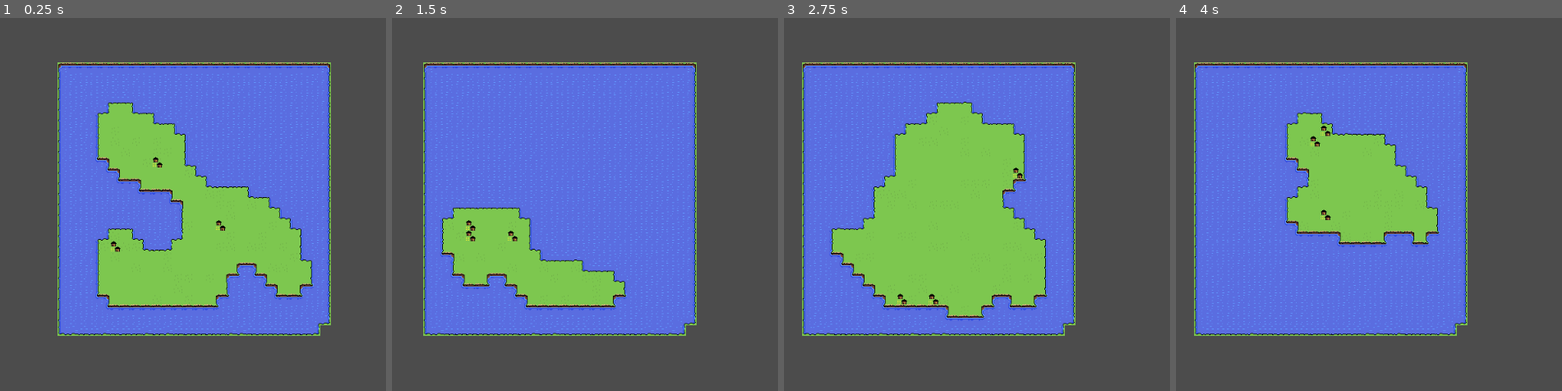
Above: before the commit, frames 1-4 (left to right).
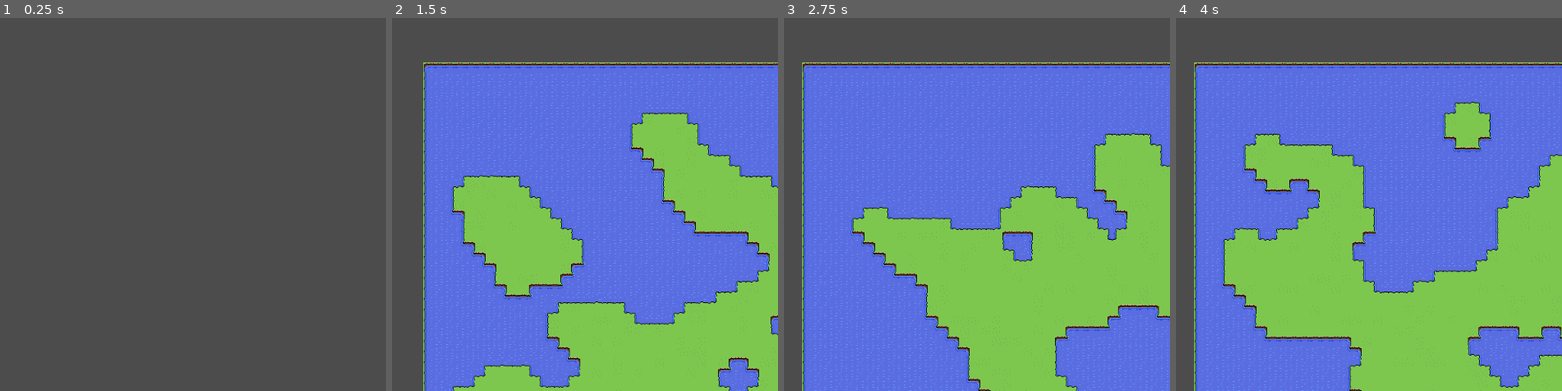
Above: after the commit, the same moments.

Repository: TheWongGuy/royalty
Game: Godot game, scene res://devscene.tscn
The game is run twice, just before and just after one commit, with the same random seed, the same clock (stepped at 60 frames per second) and the same inputs.
Inputs (mouse positions are in pixels of both pictures, inside the frame that each line leads up to):
- Up to frame 1 (0.25 s): no input
- Up to frame 2 (1.5 s): tap Enter at 0.5 s; move the mouse to (592, 29) at 0.52 s; hold D 0.53-1.25 s; tap Space at 0.6, 0.77, 1.07 s; click (592, 29) at 0.67 s; drag from (outside the picture) to (415, 193) at 1.27 s
- Up to frame 3 (2.75 s): tap Space at 2, 2.1 s; move the mouse to (outside the picture) at 2.02 s; hold D from 2.03 s (still down)
- Up to frame 4 (4 s): release D at 2.75 s; tap Enter at 2.75 s; drag from (1199, 193) to (outside the picture) at 2.77 s; tap Space at 3.5, 3.6, 3.77 s; move the mouse to (1430, 159) at 3.52 s; hold A from 3.53 s (still down)

The runs differ from the first frame. In frame 1, 52% of the frame differs, in the area x 14-86%, y 11-86%; in frame 2, 44%; in frame 3, 53%; in frame 4, 55%, in the area x 4-100%, y 11-100%.

Commit message:
Optimize World Generation Code (#2)
* Optimize World Generation Code

* Optimize Water Animation

* Add drawing logic into cells, add node cleanup

Co-authored-by: Adam Wong <adamw@squareup.com>

Diff:
--- a/devscene.tscn
+++ b/devscene.tscn
@@ -1,11 +1,11 @@
 [gd_scene load_steps=5 format=2]
 
 [ext_resource path="res://tiles/groundtiles.tres" type="TileSet" id=1]
-[ext_resource path="res://scripts/world_generation.gd" type="Script" id=2]
+[ext_resource path="res://scripts/map.gd" type="Script" id=2]
 [ext_resource path="res://scripts/camera_controller.gd" type="Script" id=3]
 [ext_resource path="res://scripts/animate_water.gd" type="Script" id=4]
 
-[node name="World" type="Node2D"]
+[node name="Map" type="Node2D"]
 script = ExtResource( 2 )
 
 [node name="TileMap" type="TileMap" parent="."]
@@ -21,7 +21,7 @@
 [node name="WaterAnimator" type="Node2D" parent="TileMap"]
 script = ExtResource( 4 )
 
-[node name="KingdomMap" type="TileMap" parent="."]
+[node name="CivilizationMap" type="TileMap" parent="."]
 tile_set = ExtResource( 1 )
 cell_size = Vector2( 16, 16 )
 cell_custom_transform = Transform2D( 16, 16, 0, 16, 0, 0 )
--- a/project.godot
+++ b/project.godot
@@ -10,12 +10,24 @@
 
 _global_script_classes=[ {
 "base": "Node2D",
+"class": "Cell",
+"language": "GDScript",
+"path": "res://scripts/cell.gd"
+}, {
+"base": "Node2D",
 "class": "Kingdom",
 "language": "GDScript",
 "path": "res://scripts/kingdom.gd"
+}, {
+"base": "Node2D",
+"class": "Map",
+"language": "GDScript",
+"path": "res://scripts/map.gd"
 } ]
 _global_script_class_icons={
-"Kingdom": ""
+"Cell": "",
+"Kingdom": "",
+"Map": ""
 }
 
 [application]
--- a/scripts/animate_water.gd
+++ b/scripts/animate_water.gd
@@ -2,21 +2,23 @@
 
 var timeout = false
 var timer
-var tilemap
+var tile_map
+var map
 
 func _ready():
-	tilemap = get_parent()
-	timer = tilemap.get_node("WaterTimer")
+	tile_map = get_parent()
+	map = tile_map.get_parent()
+	timer = tile_map.get_node("WaterTimer")
 	timer.connect("timeout", self, "_on_timer_timeout")
 
-func _process(delta):
+func _process(_delta):
 	if timeout == true:
-		for cell in tilemap.get_used_cells_by_id(Global.TILE_TYPE.WATER):
-			var tile = tilemap.get_cell_autotile_coord(cell.x, cell.y)
+		for cell in map.WATER_CELLS:
+			var tile = tile_map.get_cell_autotile_coord(cell.location.x, cell.location.y)
 			if(tile == Vector2(1, 1)):
-				tilemap.set_cell(cell.x, cell.y, Global.TILE_TYPE.WATER, false, false, false, Vector2(2, 1))
+				tile_map.set_cell(cell.location.x, cell.location.y, Cell.Type.WATER, false, false, false, Vector2(2, 1))
 			elif(tile == Vector2(2, 1)):
-				tilemap.set_cell(cell.x, cell.y, Global.TILE_TYPE.WATER, false, false, false, Vector2(1, 1))
+				tile_map.set_cell(cell.location.x, cell.location.y, Cell.Type.WATER, false, false, false, Vector2(1, 1))
 		timeout = false
 
 
--- /dev/null
+++ b/scripts/cell.gd
@@ -0,0 +1,26 @@
+extends Node2D
+
+class_name Cell
+
+enum Type {
+	WATER = 2
+	LAND = 1
+	VILLAGE = 3
+}
+
+var location : Vector2
+var type : int
+var height : int # TODO: Implement perlin noise height?
+var land_mass # reference to land mass of current cell
+
+func  _init(location : Vector2, type : int):
+	self.location = location
+	self.type = type
+
+
+func draw() -> void:
+	match type:
+		Type.VILLAGE:
+			Global.map.civilization_map.set_cellv(location, type)
+		_:
+			Global.map.tile_map.set_cellv(location, type)
--- a/scripts/global.gd
+++ b/scripts/global.gd
@@ -1,10 +1,4 @@
 extends Node
-
-const TILE_TYPE = {
-	'WATER': 2,
-	'LAND': 1,
-	'VILLAGE': 3
-}
 
 const CITY_NAME_PREFIXES = [
 	"Winter",
@@ -36,6 +30,5 @@
 	"Falls"
 ]
 
-const KINGDOMS = []
-
-const LAND_CELLS = []
+# Registers itself
+var map
--- /dev/null
+++ b/scripts/map.gd
@@ -0,0 +1,146 @@
+extends Node2D
+
+class_name Map
+
+export var water_percentage = 50
+export var map_size = Vector2(50, 50)
+export var civilization_count = 3
+
+var tile_map
+var civilization_map
+
+const CIVILIZATIONS = []
+const LAND_CELLS = []
+const WATER_CELLS = []
+const CELL_MAP = {}
+
+func get_cell(location : Vector2) -> Cell:
+	return CELL_MAP[location] as Cell
+
+func _ready():
+	Global.map = self
+	tile_map = get_node("TileMap")
+	civilization_map = get_node("CivilizationMap")
+
+func generate() -> void:
+	_clean_up()
+	_generate_cell_map()
+	for _i in range(4):
+		_smooth()
+	_refresh_cell_indexes()
+	_draw_map()
+
+func _generate_cell_map() -> void:
+	print("Generating Cell Map")
+	for x in map_size.x:
+		for y in map_size.y:
+			var location = Vector2(x, y)
+			var cell_type = randi() % 100
+			if cell_type < water_percentage:
+				CELL_MAP[location] = Cell.new(location, Cell.Type.WATER)
+				add_child(CELL_MAP[location])
+			else:
+				CELL_MAP[location] = Cell.new(location, Cell.Type.LAND)
+	_create_water_border()
+
+func _create_water_border() -> void:
+	for x in map_size.x:
+		get_cell(Vector2(x, 0)).type = Cell.Type.WATER
+		get_cell(Vector2(x, 1)).type = Cell.Type.WATER
+		get_cell(Vector2(x, map_size.y-1)).type = Cell.Type.WATER
+		get_cell(Vector2(x, map_size.y-2)).type = Cell.Type.WATER
+	for y in map_size.y:
+		get_cell(Vector2(0, y)).type = Cell.Type.WATER
+		get_cell(Vector2(1, y)).type = Cell.Type.WATER
+		get_cell(Vector2(map_size.x-1, y)).type = Cell.Type.WATER
+		get_cell(Vector2(map_size.x-2, y)).type = Cell.Type.WATER
+
+func _smooth() -> void:
+	for x in range(1, map_size.x-1):
+		for y in range(1, map_size.y-1):
+			_iterate_cell(Vector2(x, y))
+
+func _iterate_cell(location : Vector2) -> void:
+	var land_count = _get_neighbour_land_count(location)
+
+	if land_count < 4:
+		get_cell(location).type = Cell.Type.WATER
+	elif land_count > 4:
+		get_cell(location).type = Cell.Type.LAND
+
+# Consider moving this logic into cells, avoiding for now
+func _get_neighbour_land_count(location : Vector2) -> int:
+	var land_count = 0
+	var top_left = Vector2(location.x-1, location.y-1)
+	var bottom_right = Vector2(location.x+1, location.y+1)
+
+	for local_x in range(top_left.x, bottom_right.x + 1):
+		for local_y in range(top_left.y, bottom_right.y + 1):
+			var local_pos = Vector2(local_x, local_y)
+			if local_pos == location:
+				continue
+			if(local_pos.x <= -1 or local_pos.x >= map_size.x or local_pos.y <= -1 or local_pos.y >= map_size.y):
+				continue
+			if(get_cell(local_pos).type == Cell.Type.LAND):
+				land_count += 1
+
+	return land_count
+
+func _refresh_cell_indexes() -> void:
+	LAND_CELLS.clear()
+	WATER_CELLS.clear()
+	for cell in CELL_MAP.values():
+		cell = cell as Cell
+		match cell.type:
+			Cell.Type.WATER:
+				WATER_CELLS.append(cell)
+			Cell.Type.LAND:
+				LAND_CELLS.append(cell)
+#func refresh_land_tiles():
+#	Global.LAND_CELLS.clear()
+#	for x in map_size.x:
+#		for y in map_size.y:
+#			var cell = tilemap.get_cell(x, y)
+#			if cell == TILE_TYPE.LAND:
+#				Global.LAND_CELLS.append(Vector2(x, y))
+#
+#func generate_civilizations():
+#	refresh_land_tiles()
+#	print("Generating Civilzations")
+#	for i in civilization_count:
+#		generate_civilization()
+#
+#func generate_civilization():
+#	var index = randi() % len(Global.LAND_CELLS)
+#	var cell = Global.LAND_CELLS[index]
+#	while(kingdommap.get_cellv(cell) == Global.TILE_TYPE.VILLAGE):
+#		index += 1
+#		index = index % len(Global.LAND_CELLS)
+#		cell = Global.LAND_CELLS[index]
+#
+#	var kingdom = Kingdom.new(Kingdom.generate_name(), cell)
+#	Global.KINGDOMS.append(kingdom)
+#	add_child(kingdom)
+#
+func _draw_map():
+	print("Drawing Map")
+	for cell in CELL_MAP.values():
+		cell.draw()
+	_update_bitmask()
+
+func _clean_up():
+	print("Cleaning Up Cells")
+	for cell in CELL_MAP.values():
+		cell.free()
+	LAND_CELLS.clear()
+	WATER_CELLS.clear()
+	CELL_MAP.clear()
+
+
+func _update_bitmask():
+	tile_map.update_bitmask_region(Vector2(0, 0), map_size)
+
+func _input(ev):
+	var just_pressed = ev.is_pressed() and not ev.is_echo()
+	if ev is InputEventKey and ev.scancode == KEY_SPACE and just_pressed:
+		generate()
--- a/scripts/world_generation.gd
+++ /dev/null
@@ -1,130 +0,0 @@
-extends Node2D
-
-export var water_percentage = 50
-export var map_size = Vector2(25, 25)
-export var civilization_count = 3
-
-var TILE_TYPE = Global.TILE_TYPE
-
-var tilemap
-var kingdommap
-
-func generate_world():
-	_clear_kingdoms()
-	print("Generating Map")
-	place_cells()
-	create_water_border()
-	for i in range(4):
-		smooth()
-	update_bitmask()
-	generate_civilizations()
-
-
-func _clear_kingdoms() -> void:
-	for kingdom in Global.KINGDOMS:
-		kingdommap.set_cell(kingdom.location.x, kingdom.location.y, -1)
-		remove_child(kingdom)
-	Global.KINGDOMS.clear()
-
-# Called when the node enters the scene tree for the first time.
-func _ready():
-	tilemap = get_node("TileMap")
-	kingdommap = get_node("KingdomMap")
-	generate_world()
-
-func _input(ev):
-	var just_pressed = ev.is_pressed() and not ev.is_echo()
-	if ev is InputEventKey and ev.scancode == KEY_SPACE and just_pressed:
-		generate_world()
-
-func place_cells():
-	for x in map_size.x:
-		for y in map_size.y:
-			var cell_type = randi() % 100
-			if cell_type < water_percentage:
-				tilemap.set_cell(x, y, TILE_TYPE.WATER)
-			else:
-				tilemap.set_cell(x, y, TILE_TYPE.LAND)
-
-func create_water_border():
-	for x in map_size.x:
-		tilemap.set_cell(x, 0, TILE_TYPE.WATER)
-		tilemap.set_cell(x, map_size.y, TILE_TYPE.WATER)
-		tilemap.set_cell(x, 1, TILE_TYPE.WATER)
-		tilemap.set_cell(x, map_size.y-1, TILE_TYPE.WATER)
-	for y in map_size.y:
-		tilemap.set_cell(0, y, TILE_TYPE.WATER)
-		tilemap.set_cell(map_size.x, y, TILE_TYPE.WATER)
-		tilemap.set_cell(1, y, TILE_TYPE.WATER)
-		tilemap.set_cell(map_size.x-1, y, TILE_TYPE.WATER)
-
-func smooth():
-	for x in range(1, map_size.x-1):
-		for y in range(1, map_size.y-1):
-			iterate_cell(x, y)
-
-func iterate_cell(x, y):
-	var cell = tilemap.get_cell(x, y)
-	var cell_counts = get_neighbour_cell_count(x, y)
-
-	if cell_counts.WATER_COUNT > 4:
-		tilemap.set_cell(x, y, TILE_TYPE.WATER)
-	elif cell_counts.WATER_COUNT < 4:
-		tilemap.set_cell(x, y, TILE_TYPE.LAND)
-
-# Grabs neighbour cell count including diagonals
-func get_neighbour_cell_count(x, y):
-	var top_left = Vector2(x-1, y-1)
-	var bottom_right = Vector2(x+1, y+1)
-
-	if x-1 < 0:
-		top_left.x = 0
-	if y-1 < 0:
-		top_left.y = 0
-
-	if x+1 >= map_size.x:
-		bottom_right.x = map_size.x - 1
-	if y+1 >= map_size.y:
-		bottom_right.y = map_size.y - 1
-
-	var water_count = 0
-	var land_count = 0
-
-	for local_x in range(top_left.x, bottom_right.x + 1):
-		for local_y in range(top_left.y, bottom_right.y + 1):
-			if local_x == x and local_y == y:
-				continue
-			match tilemap.get_cell(local_x, local_y):
-				TILE_TYPE.WATER:
-					water_count += 1
-				TILE_TYPE.LAND:
-					land_count += 1
-	return {'WATER_COUNT': water_count, 'LAND_COUNT': land_count}
-
-func update_bitmask():
-	tilemap.update_bitmask_region(Vector2(0, 0), map_size)
-
-func refresh_land_tiles():
-	Global.LAND_CELLS.clear()
-	for x in map_size.x:
-		for y in map_size.y:
-			var cell = tilemap.get_cell(x, y)
-			if cell == TILE_TYPE.LAND:
-				Global.LAND_CELLS.append(Vector2(x, y))
-
-func generate_civilizations():
-	refresh_land_tiles()
-	print("Generating Civilzations")
-	for i in civilization_count:
-		generate_civilization()
-
-func generate_civilization():
-	var index = randi() % len(Global.LAND_CELLS)
-	var cell = Global.LAND_CELLS[index]
-	while(kingdommap.get_cellv(cell) == Global.TILE_TYPE.VILLAGE):
-		index += 1
-		cell = Global.LAND_CELLS[index]
-
-	var kingdom = Kingdom.new(Kingdom.generate_name(), cell)
-	Global.KINGDOMS.append(kingdom)
-	add_child(kingdom)
Not shown, added: README.md
